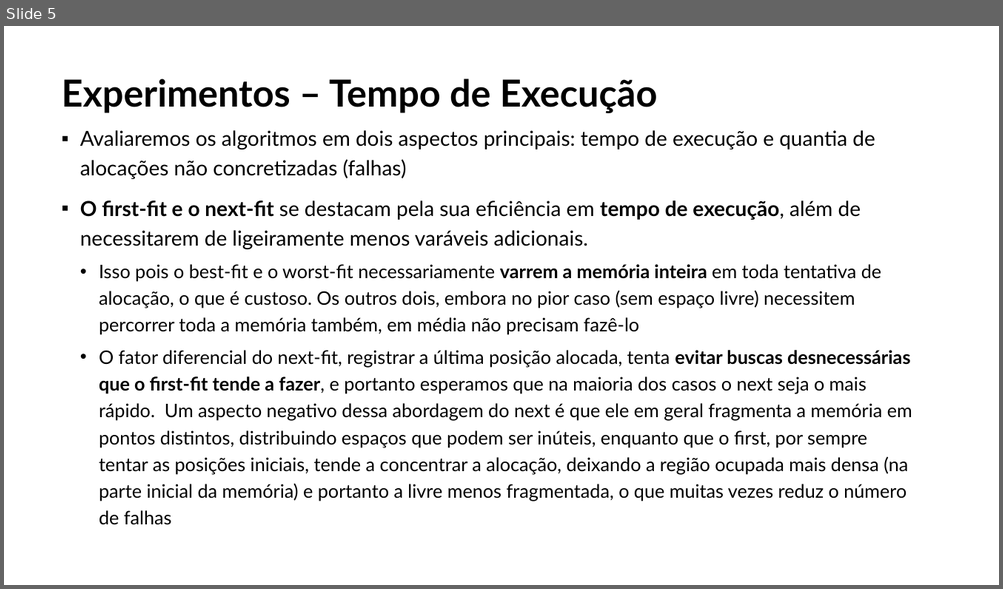
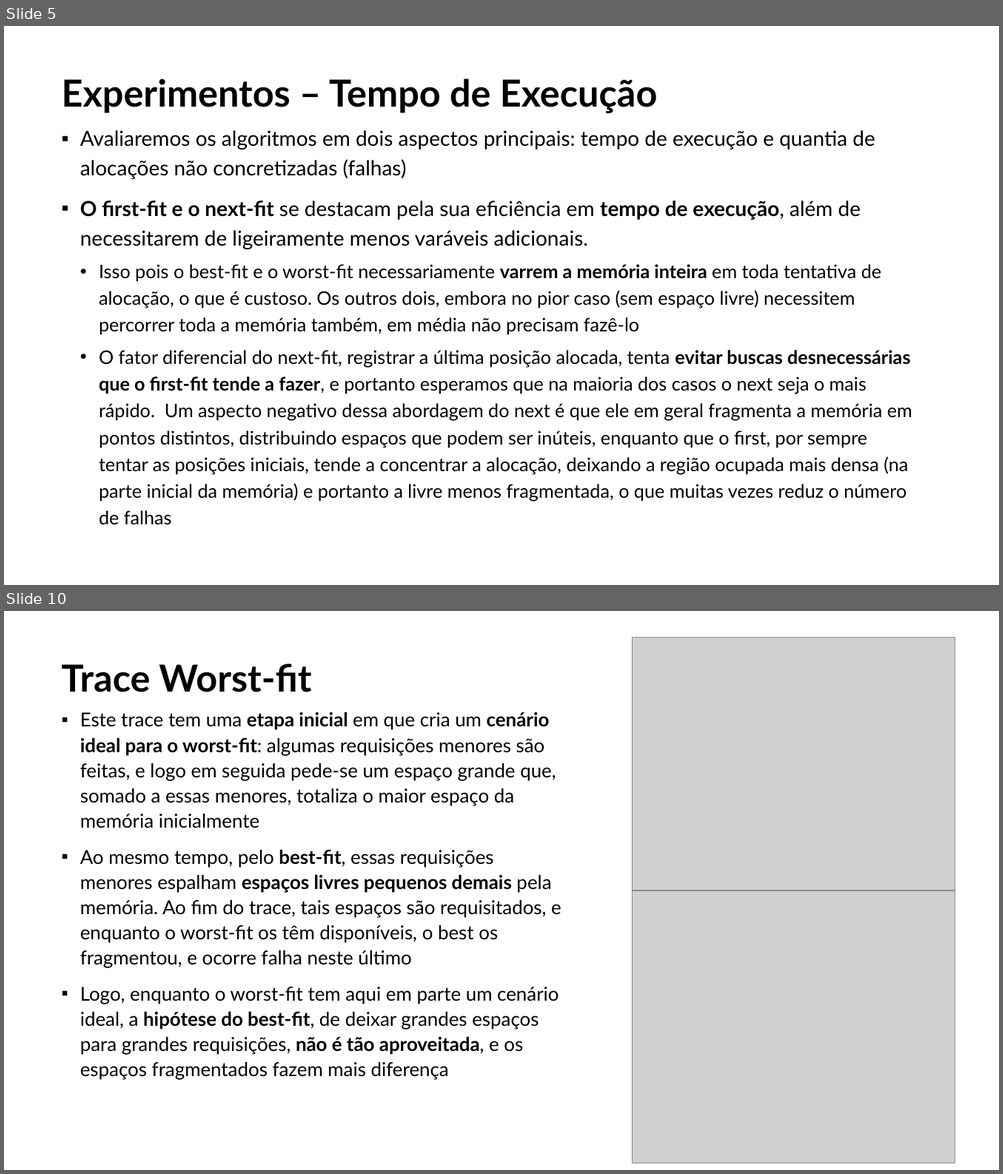
Before and after one commit to MagoDaZueira/MAC0422-EPs, a slide deck: EP3/apresentação/slides.pptx. Shown one above the other, each under a label of ours: slide 5 before the commit, slides 5 and 10 after it; the slides between them are not shown. The pictures are 1003x589 and 1003x1174 pixels, drawn with LibreOffice and Linux fonts; fonts in the diff are those of the drawing; grey boxes stand for pictures. Boxes give left, top, right and bottom in pixels: in the first picture for what was removed or moved away, otherwise in the second. Text is boxed around its words. In the diff, an @@ line names an element or a change of style, - is before the commit and + after.

```diff
--- a/EP3/apresentação/slides.pptx
+++ b/EP3/apresentação/slides.pptx
@@ slide 10 added at [4, 611, 999, 1170], background #FFFFFF @@
@@ picture added at [632, 637, 955, 901] @@
@@ title added at [62, 664, 311, 692], 36 pt, text #000000, bold @@
+Trace Worst-fit
@@ text added at [80, 712, 561, 1080], 18.5 pt, text #000000 @@
+▪ Este trace tem uma etapa inicial em que cria um cenário ideal para o worst-fit: algumas requisições menores são feitas, e logo em seguida pede-se um espaço grande que, somado a essas menores, totaliza o maior espaço da memória inicialmente
+▪ Ao mesmo tempo, pelo best-fit, essas requisições menores espalham espaços livres pequenos demais pela memória. Ao fim do trace, tais espaços são requisitados, e enquanto o worst-fit os têm disponíveis, o best os fragmentou, e ocorre falha neste último
+▪ Logo, enquanto o worst-fit tem aqui em parte um cenário ideal, a hipótese do best-fit, de deixar grandes espaços para grandes requisições, não é tão aproveitada, e os espaços fragmentados fazem mais diferença
@@ picture added at [632, 891, 955, 1163] @@
```
Also in this commit, not shown: 1 slide changed, 4 other slides added, 1 other file.
